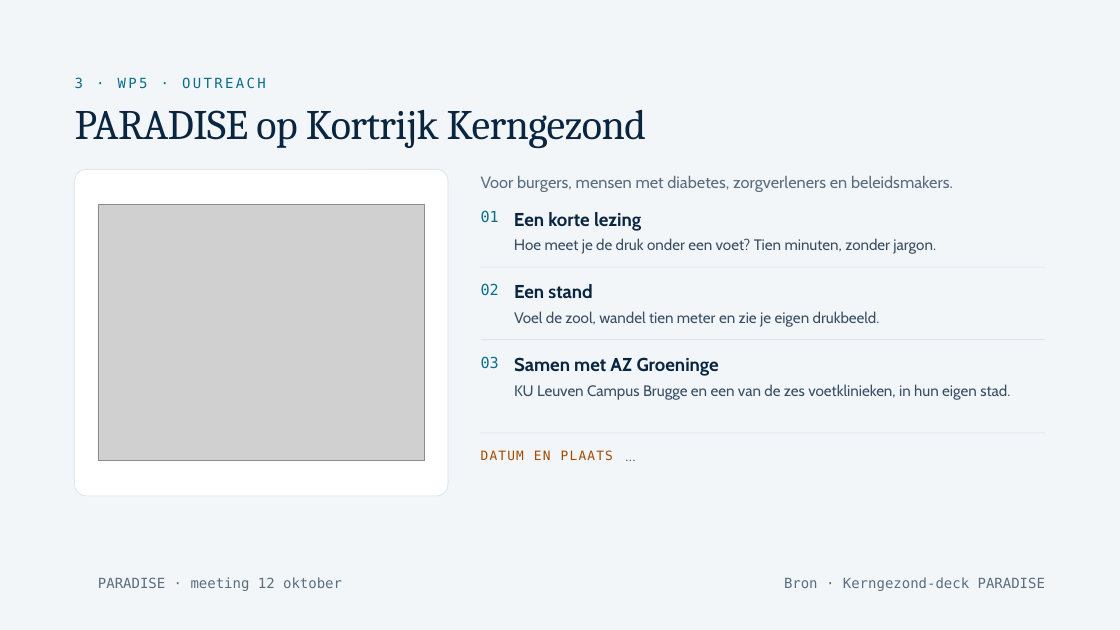
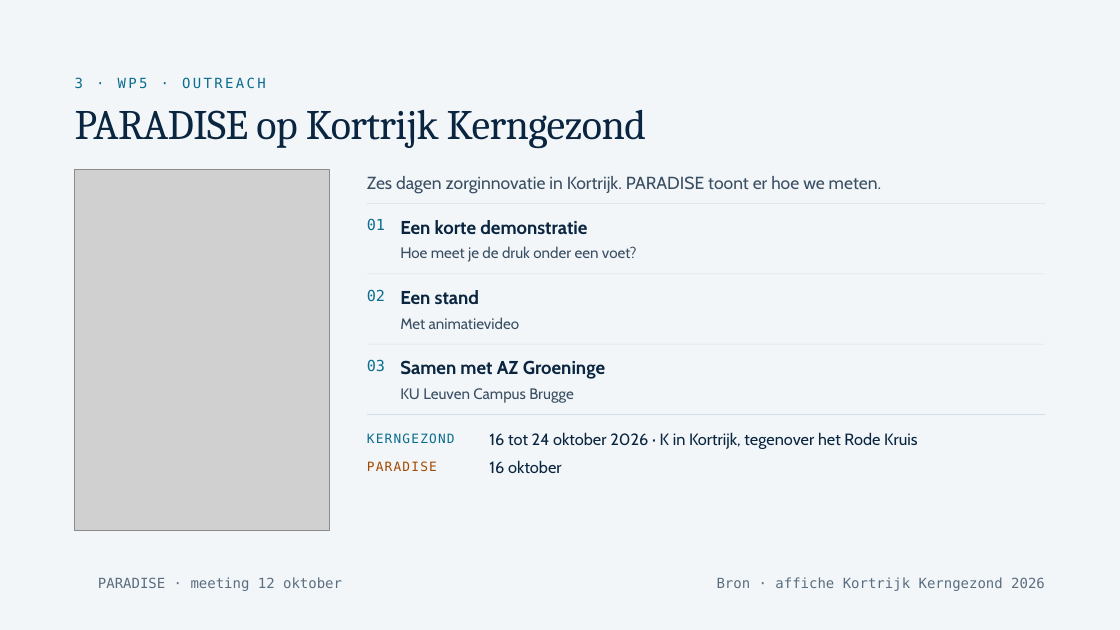
Before and after one commit to Dellfs/paradise-project, a slide deck: slide 16 of PARADISE_presentatie/webdecks/PARADISE_voetklinieken_12okt.pptx. Drawn at 1120x630 pixels with LibreOffice and Linux fonts; fonts in the diff are those of the drawing; grey boxes stand for pictures; background and template pictures are left out. Boxes give left, top, right and bottom in pixels: in the first picture for what was removed or moved away, otherwise in the second. Text is boxed around its words. In the diff, an @@ line names an element or a change of style, - is before the commit and + after.

```diff
--- a/PARADISE_presentatie/webdecks/PARADISE_voetklinieken_12okt.pptx
+++ b/PARADISE_presentatie/webdecks/PARADISE_voetklinieken_12okt.pptx
@@ picture: place and size @@
-picture at [98,205,425,460]
+picture at [75,170,329,532]
@@ rounded rectangle removed at [75,170,448,497] @@
@@ text added at [367,176,881,193], 15 pt, text #3A4F63 @@
+Zes dagen zorginnovatie in Kortrijk. PARADISE toont er hoe we meten.
@@ text removed at [481,176,953,192] @@
-Voor burgers, mensen met diabetes, zorgverleners en beleidsmakers.
@@ rectangle added at [367,203,1046,204], fill #D3DFE8 @@
@@ text "01": place and size @@
-text "01" at [481,210,499,222]
+text "01" at [367,218,385,231]
@@ text at [400,220,587,235]: text changed @@
-Een korte lezing
+Een korte demonstratie
@@ text at [400,246,637,262]: text changed @@
-Hoe meet je de druk onder een voet? Tien minuten, zonder jargon.
+Hoe meet je de druk onder een voet?
@@ text "02": place and size @@
-text "02" at [481,283,499,295]
+text "02" at [367,289,385,302]
@@ rectangle: place and size @@
-rectangle at [481,267,1045,268]
+rectangle at [367,274,1046,275]
@@ text "Een stand": place and size @@
-text "Een stand" at [514,284,592,299]
+text "Een stand" at [400,290,479,305]
@@ text added at [400,317,519,329], 13 pt, text #3A4F63 @@
+Met animatievideo
@@ text removed at [514,311,880,327] @@
-Voel de zool, wandel tien meter en zie je eigen drukbeeld.
@@ text "03": place and size @@
-text "03" at [481,356,499,369]
+text "03" at [367,359,385,372]
@@ rectangle: place and size @@
-rectangle at [481,339,1045,340]
+rectangle at [367,344,1046,344]
@@ text "Samen met AZ Groeninge": place and size @@
-text "Samen met AZ Groeninge" at [514,357,719,376]
+text "Samen met AZ Groeninge" at [400,360,605,379]
@@ text added at [400,388,574,403], 13 pt, text #3A4F63 @@
+KU Leuven Campus Brugge
@@ text removed at [514,384,1010,400] @@
-KU Leuven Campus Brugge en een van de zes voetklinieken, in hun eigen stad.
@@ rectangle: place and size @@
-rectangle at [481,433,1045,434]
+rectangle at [367,414,1046,415]
@@ text added at [367,433,455,443], 11 pt, text #0B6E8F @@
+KERNGEZOND
@@ text added at [489,432,917,449], 14 pt, text #0A2540 @@
+16 tot 24 oktober 2026 · K in Kortrijk, tegenover het Rode Kruis
@@ text removed at [625,446,639,466] @@
-…
@@ text added at [367,461,437,471], 11 pt, text #A34A00 @@
+PARADISE
@@ text removed at [481,450,613,460] @@
-DATUM EN PLAATS
@@ text added at [489,460,561,474], 14 pt, text #0A2540 @@
+16 oktober
@@ text at [717,577,1045,591]: text changed @@
-Bron · Kerngezond-deck PARADISE
+Bron · affiche Kortrijk Kerngezond 2026
```
Also in this commit, not shown: 7 other slides changed.
